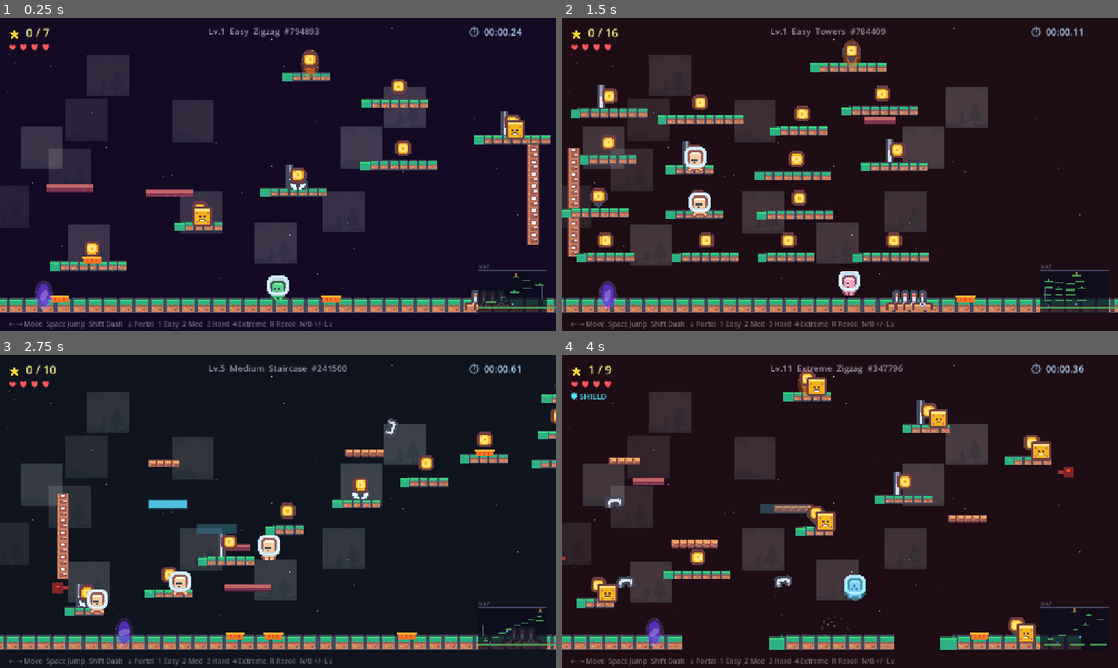
Above: before the commit, frames 1-4 (two rows, left to right).
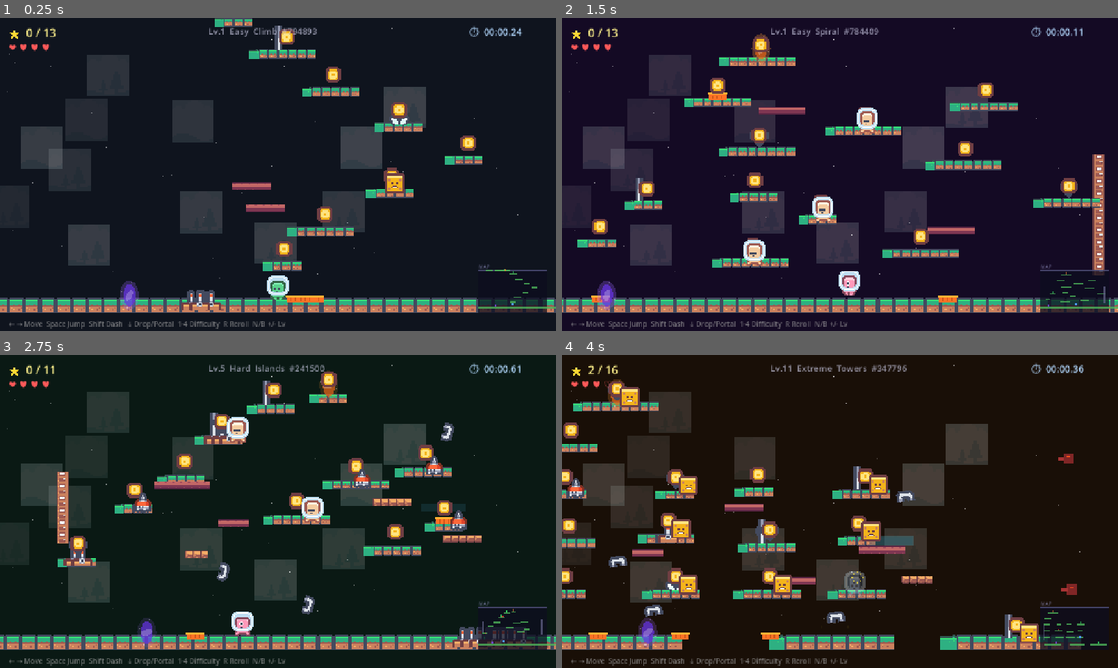
Above: after the commit, the same moments.

Repository: whereissam/SimpleJumper
Game: Godot game, scene res://scenes/World.tscn
Two runs of this game, one before a commit and one after it. Both use one fixed random seed, a clock stepped at 60 frames per second and the inputs below.
Inputs (mouse positions are in pixels of both pictures, inside the frame that each line leads up to):
- Up to frame 1 (0.25 s): no input
- Up to frame 2 (1.5 s): tap Enter (ui_accept) at 0.5, 0.77 s; move the mouse to (962, 158) at 0.52 s; hold Right (ui_right) from 0.53 s (still down); tap Shift (dash) at 0.6 s; click (962, 158) at 0.67 s; move the mouse to (728, 190) at 1.27 s; tap 1 at 1.35 s
- Up to frame 3 (2.75 s): tap Enter (ui_accept) at 1.52 s; move the mouse to (333, 442) at 2.02 s; release Right (ui_right) at 2.03 s; hold Left (ui_left) from 2.03 s (still down); tap 2 at 2.1 s
- Up to frame 4 (4 s): move the mouse to (812, 574) at 2.77 s; release Left (ui_left) at 2.78 s; hold Right (ui_right) from 2.78 s (still down); tap 3 at 2.85 s; click (812, 574) at 2.92 s; tap Enter (ui_accept) at 3.02, 3.77 s; move the mouse to (1006, 558) at 3.52 s; tap 4 at 3.6 s

The runs differ from the first frame. In frame 1, 10% of the frame differs, in the area x 6-99%, y 0-100%; in frame 2, 17%, in the area x 0-98%, y 3-100%; in frame 3, 14%; in frame 4, 14%.

Commit message:
feat: add more difficult level

Diff:
--- a/scripts/Builder.gd
+++ b/scripts/Builder.gd
@@ -73,10 +73,15 @@
 	var sb := StaticBody2D.new()
 	sb.position = Vector2(pd[0], pd[1])
 
+	# Ground floor (height > 30) is solid; all other platforms are one-way
+	var is_ground : bool = int(pd[3]) > 30
+
 	var cs := CollisionShape2D.new()
 	var rs := RectangleShape2D.new()
 	rs.size  = Vector2(pd[2], pd[3])
 	cs.shape = rs
+	if not is_ground:
+		cs.one_way_collision = true  # Can jump through from below
 	sb.add_child(cs)
 
 	# Scale sprites to match collision height exactly
@@ -407,7 +412,7 @@
 
 		var cs     := CollisionShape2D.new()
 		var circle := CircleShape2D.new()
-		circle.radius = 14.0
+		circle.radius = 24.0  # Bigger pickup radius
 		cs.shape = circle
 		area.add_child(cs)
 
@@ -540,7 +545,7 @@
 	cam.position_smoothing_speed   = 7.0
 	cam.limit_left   = -100
 	cam.limit_right  = 1380
-	cam.limit_top    = -50
+	cam.limit_top    = -600  # Allow vertical climb maps
 	cam.limit_bottom = 750
 	p.add_child(cam)
 
@@ -600,7 +605,7 @@
 	cl.add_child(timer_label)
 
 	var hint := Label.new()
-	hint.text     = "← → Move  Space Jump  Shift Dash  ↓ Portal  1 Easy  2 Med  3 Hard  4 Extreme  R Reroll  N/B +/- Lv"
+	hint.text     = "← → Move  Space Jump  Shift Dash  ↓ Drop/Portal  1-4 Difficulty  R Reroll  N/B +/- Lv"
 	hint.position = Vector2(20, 692)
 	hint.add_theme_font_size_override("font_size", 16)
 	hint.add_theme_color_override("font_color", Color(0.65, 0.65, 0.65, 0.65))
--- a/scripts/LevelData.gd
+++ b/scripts/LevelData.gd
@@ -15,15 +15,16 @@
 	var rng := RandomNumberGenerator.new()
 	rng.seed = seed_val * 7919 + num * 1301
 
-	var difficulty : float = clampf((num - 1) * 0.1, 0.0, 1.0)
+	# Steeper difficulty curve: Lv1=0.0, Lv3=0.3, Lv5=0.55, Lv8=0.85, Lv11=1.0
+	var difficulty : float = clampf((num - 1) * 0.15, 0.0, 1.0)
 
 	var platforms : Array = []
 	var coins : Array = []
 	var enemies : Array = []
 	var spikes : Array = []
 
-	# Pick a random layout style
-	var style := rng.randi_range(0, 5)
+	# Pick a random layout style (7 styles total)
+	var style := rng.randi_range(0, 6)
 
 	# Ground floor: sometimes full, sometimes with gaps
 	var has_full_ground := rng.randf() > difficulty * 0.5
@@ -149,6 +150,28 @@
 					platforms.append([fx, fy, maxi(w, 80), 22])
 					coins.append(Vector2(fx, fy - 38))
 
+		6:
+			# VERTICAL CLIMB -- zigzag upward, goal is at the very top
+			var x := rng.randi_range(200, 1000)
+			var y := 600
+			var go_left := rng.randi() % 2 == 0
+			for i in rng.randi_range(12, 20):
+				var w := rng.randi_range(80, 180) - int(difficulty * 40)
+				platforms.append([x, y, maxi(w, 70), 22])
+				coins.append(Vector2(x, y - 38))
+				y -= rng.randi_range(65, 100)
+				if go_left:
+					x -= rng.randi_range(80, 200)
+				else:
+					x += rng.randi_range(80, 200)
+				x = clampi(x, 100, 1180)
+				if x < 200:
+					go_left = false
+				elif x > 1000:
+					go_left = true
+				if y < -400:
+					break
+
 	# -- Step 1: Remove overlapping platforms --
 	# Two platforms overlap if they're within 30px vertically and horizontally overlapping
 	var clean : Array = [platforms[0]]  # Always keep ground
@@ -187,15 +210,15 @@
 		coins.append(Vector2(top_x, top_y - 38))
 
 	# ── Enemies ──────────────────────────────────────────────────────────
-	var num_enemies := 2 + int(difficulty * 5)
+	var num_enemies := 3 + int(difficulty * 8)
 	for i in mini(num_enemies, platforms.size() - 1):
 		var idx := rng.randi_range(1, platforms.size() - 1)
 		var ep : Array = platforms[idx]
-		if ep[2] > 90:
-			enemies.append([ep[0], ep[1] - 22, rng.randi_range(30, int(ep[2] * 0.4)), 25 + int(difficulty * 35)])
+		if ep[2] > 80:
+			enemies.append([ep[0], ep[1] - 22, rng.randi_range(25, int(ep[2] * 0.4)), 30 + int(difficulty * 50)])
 
 	# ── Spikes ───────────────────────────────────────────────────────────
-	var num_spike_groups := 1 + int(difficulty * 4)
+	var num_spike_groups := 2 + int(difficulty * 6)
 	for i in num_spike_groups:
 		if has_full_ground:
 			var sx := rng.randi_range(150, 1130)
@@ -208,7 +231,7 @@
 
 	# ── Saws ─────────────────────────────────────────────────────────────
 	var saws : Array = []
-	var num_saws := int(difficulty * 3)
+	var num_saws := int(difficulty * 5)
 	for i in num_saws:
 		var sx := rng.randi_range(150, 1130)
 		var sy := rng.randi_range(200, 600)
@@ -312,7 +335,7 @@
 	var bg : Color = bg_styles[rng.randi_range(0, bg_styles.size() - 1)]
 
 	var diff_names : Array = ["Easy", "Medium", "Hard", "Extreme"]
-	var style_names : Array = ["Zigzag", "Spiral", "Towers", "Scattered", "Staircase", "Islands"]
+	var style_names : Array = ["Zigzag", "Spiral", "Towers", "Scattered", "Staircase", "Islands", "Climb"]
 	var diff_idx := mini(int(difficulty * 3.99), 3)
 
 	return {
--- a/scripts/Player.gd
+++ b/scripts/Player.gd
@@ -31,6 +31,9 @@
 
 # Wall jump
 var is_wall_sliding := false
+
+# Drop-through
+var drop_timer     := 0.0
 
 # Health
 var max_hp         := 3
@@ -177,6 +180,22 @@
 			_spawn_jump_dust()
 			Audio.play("double_jump", -4.0, 1.2)
 
+	# ── Drop through one-way platforms (Down + Jump) ─────────────────────
+	if drop_timer > 0.0:
+		drop_timer -= delta
+		if drop_timer <= 0.0:
+			# Re-enable collision
+			var col : Node = get_node_or_null("CollisionShape2D")
+			if col:
+				(col as CollisionShape2D).disabled = false
+	if Input.is_action_just_pressed("ui_down") and is_on_floor():
+		# Briefly disable player collision to fall through one-way platforms
+		var col : Node = get_node_or_null("CollisionShape2D")
+		if col:
+			(col as CollisionShape2D).disabled = true
+			drop_timer = 0.15
+			position.y += 2  # Nudge down past the platform
+
 	# ── Horizontal movement ───────────────────────────────────────────────
 	var dir := Input.get_axis("ui_left", "ui_right")
 	if dir != 0.0:
